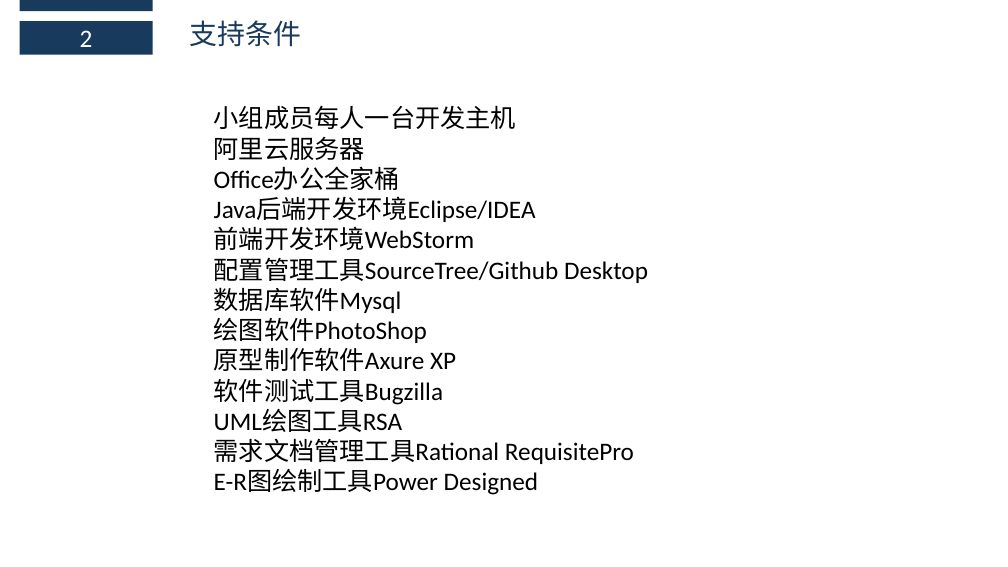
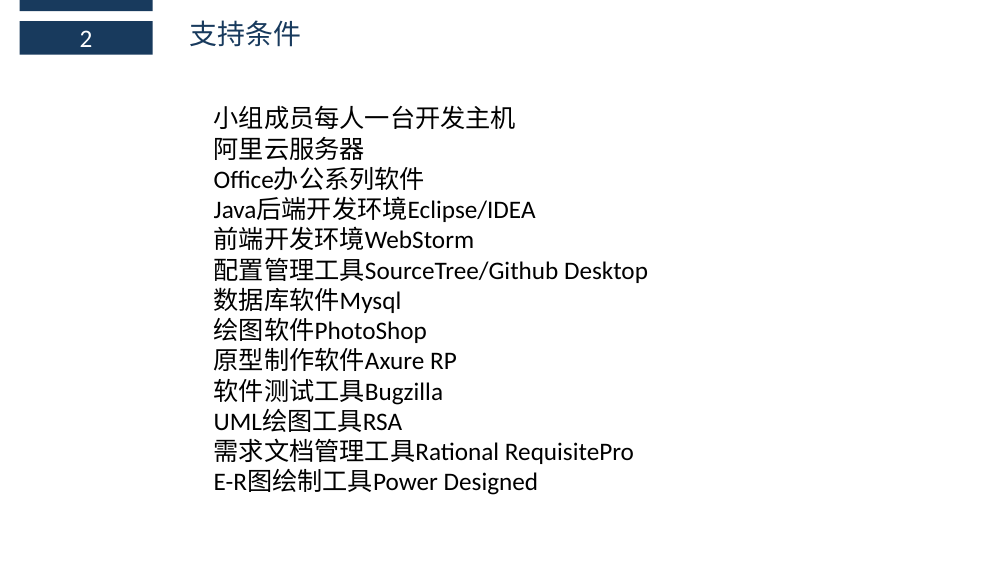
Before and after one commit to boboHh/AssistantTeaching, a slide deck: slide 7 of 受控文档/02-需求工程项目计划/PRD2018-G11-需求工程项目计划PPT.pptx. Drawn at 1008x567 pixels with LibreOffice and Linux fonts; fonts in the diff are those of the drawing. Boxes give left, top, right and bottom in pixels: in the first picture for what was removed or moved away, otherwise in the second. Text is boxed around its words. In the diff, an @@ line names an element or a change of style, - is before the commit and + after.

```diff
--- a/受控文档/02-需求工程项目计划/PRD2018-G11-需求工程项目计划PPT.pptx
+++ b/受控文档/02-需求工程项目计划/PRD2018-G11-需求工程项目计划PPT.pptx
@@ text at <box>214,167,425,190</box>: text changed @@
-Office办公全家桶
+Office办公系列软件
@@ text at <box>214,348,457,371</box>: text changed @@
-原型制作软件Axure XP
+原型制作软件Axure RP
```
Also in this commit, not shown: 1 other file.
